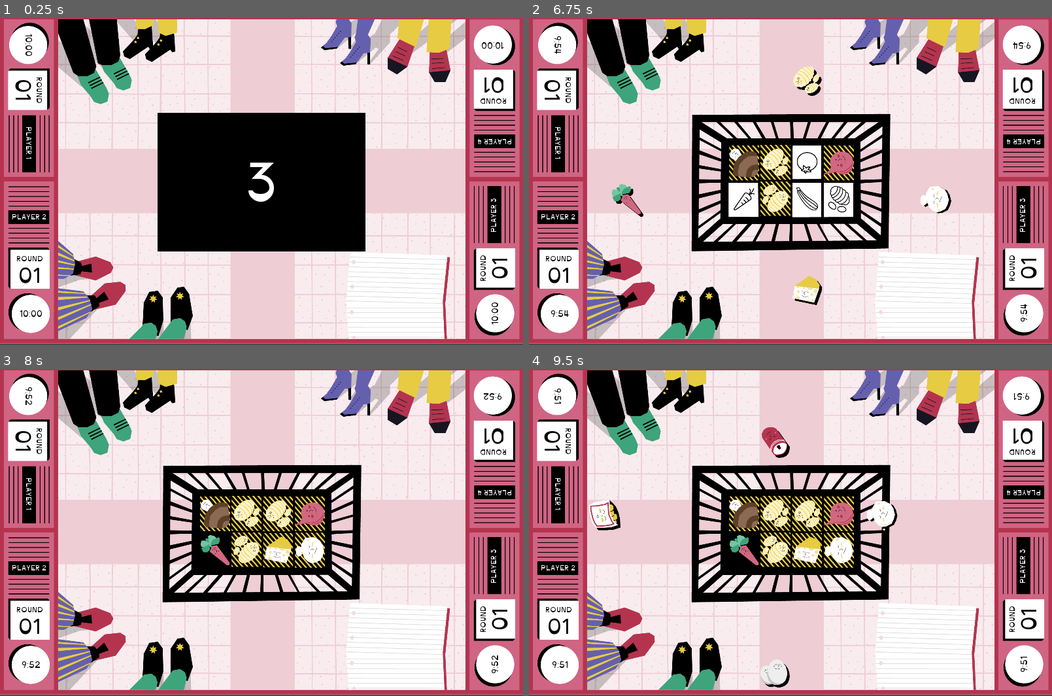
Above: before the commit, frames 1-4 (two rows, left to right).
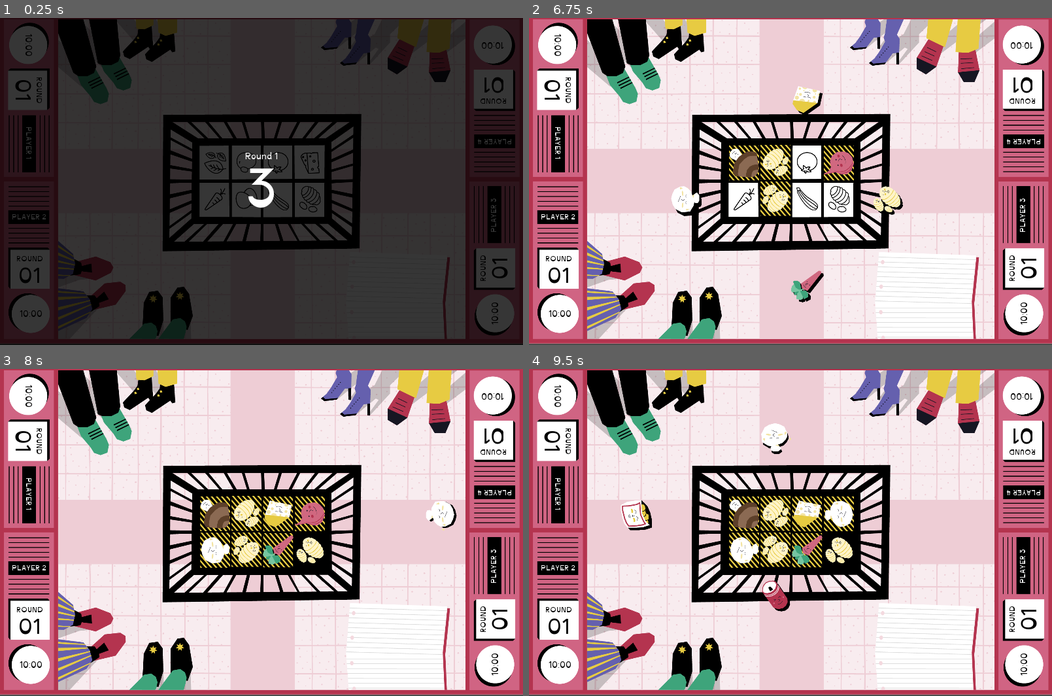
Above: after the commit, the same moments.

Repository: nuco-san/rotary_game
Game: Godot game, scene res://Scenes/Minigioco_1.tscn
Two runs of this game, one before a commit and one after it. Both use one fixed random seed, a clock stepped at 60 frames per second and the inputs below.
Inputs:
- Up to frame 1 (0.25 s): no input
- Up to frame 2 (6.75 s): tap Enter at 0.5, 2.75 s; tap Space at 1.25 s
- Up to frame 3 (8 s): no input
- Up to frame 4 (9.5 s): no input

The runs differ from the first frame. In frame 1, 87% of the frame differs, in the area x 0-100%, y 0-100%; in frame 2, 2.8%; in frame 3, 2.4%; in frame 4, 4.6%.

Commit message:
iniziato a implementare reset del minigioco

Diff:
--- a/Global.gd
+++ /dev/null
@@ -1,33 +0,0 @@
-extends Node2D
-
-
-var time_left := 600
-var current_minigame := 0
-var current_round := 1
-
-signal track_filled
-signal timer_updated
-signal round_updated
-
-
-func _ready():
-	next_minigame()
-
-
-func next_minigame():
-	current_round = 1
-	current_minigame += 1
-	$LevelTimer.start()
-
-
-func increase_round():
-	get_tree().change_scene("res://Scenes/Minigioco_1.tscn")
-	current_round += 1
-	emit_signal("round_updated", current_round)
-
-
-func _on_LevelTimer_timeout():
-	time_left -= 1
-	emit_signal("timer_updated", time_left)
-	if time_left <= 0:
-		next_minigame()
--- a/Scenes/FoodTrack.gd
+++ b/Scenes/FoodTrack.gd
@@ -26,7 +26,7 @@
 
 func spawn_food():
 	var new_food = moving_food.instance()
-	add_child(new_food)
+	$FoodContainer.add_child(new_food)
 	randomize()
 	var random_value = rand_range(0.0, 1.0)
 	var random_id
@@ -86,3 +86,14 @@
 
 func reset_clicks():
 	number_of_clicks = 0
+
+
+func reset_track():
+	is_filled_correctly = false
+	number_of_clicks = 0
+	$ClearButtonTimer.stop()
+	for food in $FoodContainer.get_children():
+		food.queue_free()
+	$FinishingPoint/FoodBackgroundCorrect.hide()
+	$FinishingPoint/FoodBackgroundWrong.hide()
+	$FinishingPoint/ArrivedFoodSprite.texture = null
--- a/Scenes/FoodTrack.tscn
+++ b/Scenes/FoodTrack.tscn
@@ -127,6 +127,7 @@
 scale = Vector2( 1.1, 1.1 )
 frames = SubResource( 7 )
 animation = "New Anim"
+frame = 2
 speed_scale = 1.4
 playing = true
 
@@ -136,9 +137,7 @@
 position = Vector2( -56, -66 )
 shape = SubResource( 2 )
 
-[node name="Timer" type="Timer" parent="."]
-wait_time = 0.1
-one_shot = true
+[node name="FoodContainer" type="Node2D" parent="."]
 
 [node name="ClearButtonTimer" type="Timer" parent="."]
 wait_time = 0.5
@@ -154,5 +153,4 @@
 
 [connection signal="area_entered" from="FinishingPoint/DestinationArea" to="." method="_on_destination_area_entered"]
 [connection signal="pressed" from="FinishingPoint/ClearButton" to="." method="_on_clear_button_pressed"]
-[connection signal="timeout" from="Timer" to="." method="spawn_food"]
 [connection signal="timeout" from="ClearButtonTimer" to="." method="reset_clicks"]
--- /dev/null
+++ b/Scenes/Global.gd
@@ -0,0 +1,18 @@
+extends Node2D
+
+
+var current_minigame := 0
+var current_round := 1
+
+signal track_filled
+signal timer_updated
+signal round_updated
+
+
+func next_minigame():
+	current_round = 1
+	current_minigame += 1
+
+
+func increase_round():
+	current_round += 1
--- a/Scenes/Global.tscn
+++ b/Scenes/Global.tscn
@@ -1,10 +1,6 @@
 [gd_scene load_steps=2 format=2]
 
-[ext_resource path="res://Global.gd" type="Script" id=1]
+[ext_resource path="res://Scenes/Global.gd" type="Script" id=1]
 
 [node name="Global" type="Node2D"]
 script = ExtResource( 1 )
-
-[node name="LevelTimer" type="Timer" parent="."]
-
-[connection signal="timeout" from="LevelTimer" to="." method="_on_LevelTimer_timeout"]
--- /dev/null
+++ b/Scenes/LevelSelectionButton.gd
@@ -0,0 +1,10 @@
+extends Button
+
+export(int) var minigame_number
+
+signal minigame_selected
+
+
+
+func _on_LevelSelectionButton_pressed():
+	emit_signal("minigame_selected", minigame_number)
--- /dev/null
+++ b/Scenes/LevelSelectionButton.tscn
@@ -0,0 +1,17 @@
+[gd_scene load_steps=4 format=2]
+
+[ext_resource path="res://00_Font_ROTARY/Inconstant-Base100.ttf" type="DynamicFontData" id=1]
+[ext_resource path="res://Scenes/LevelSelectionButton.gd" type="Script" id=2]
+
+[sub_resource type="DynamicFont" id=2]
+size = 40
+font_data = ExtResource( 1 )
+
+[node name="LevelSelectionButton" type="Button"]
+margin_right = 256.0
+margin_bottom = 48.0
+custom_fonts/font = SubResource( 2 )
+text = "Minigioco 1"
+script = ExtResource( 2 )
+
+[connection signal="pressed" from="." to="." method="_on_LevelSelectionButton_pressed"]
--- a/Scenes/MinigameCountdown.gd
+++ b/Scenes/MinigameCountdown.gd
@@ -10,13 +10,16 @@
 
 
 func start_countdown():
+	$VBoxContainer/RoundLabel.text = "Round " + str(Global.current_round)
 	countdown_time = 3
 	$Timer.start()
 
 
 func _on_Timer_timeout():
 	countdown_time -= 1
-	$PlayerLabel.text = str(countdown_time)
+	$VBoxContainer/CounterLabel.text = str(countdown_time)
 	if countdown_time == 0:
+		hide()
+		$VBoxContainer/CounterLabel.text = str(3)
+		$Timer.stop()
 		emit_signal("countdown_finished")
-		hide()
--- a/Scenes/MinigameCountdown.tscn
+++ b/Scenes/MinigameCountdown.tscn
@@ -6,12 +6,17 @@
 [sub_resource type="StyleBoxFlat" id=1]
 bg_color = Color( 0, 0, 0, 1 )
 
+[sub_resource type="DynamicFont" id=3]
+size = 34
+font_data = ExtResource( 1 )
+
 [sub_resource type="DynamicFont" id=2]
 size = 200
 extra_spacing_bottom = -32
 font_data = ExtResource( 1 )
 
 [node name="MinigameCountdown" type="PanelContainer"]
+self_modulate = Color( 1, 1, 1, 0.784314 )
 anchor_left = 0.5
 anchor_top = 0.5
 anchor_right = 0.5
@@ -23,16 +28,30 @@
 custom_styles/panel = SubResource( 1 )
 script = ExtResource( 2 )
 
-[node name="PlayerLabel" type="Label" parent="."]
-margin_top = 166.0
+[node name="Timer" type="Timer" parent="."]
+
+[node name="VBoxContainer" type="VBoxContainer" parent="."]
 margin_right = 762.0
-margin_bottom = 344.0
+margin_bottom = 510.0
+alignment = 1
+
+[node name="RoundLabel" type="Label" parent="VBoxContainer"]
+margin_top = 145.0
+margin_right = 762.0
+margin_bottom = 182.0
+custom_fonts/font = SubResource( 3 )
+text = "Round 1"
+align = 1
+valign = 1
+
+[node name="CounterLabel" type="Label" parent="VBoxContainer"]
+margin_top = 186.0
+margin_right = 762.0
+margin_bottom = 364.0
 custom_fonts/font = SubResource( 2 )
 text = "3"
 align = 1
 valign = 1
 uppercase = true
 
-[node name="Timer" type="Timer" parent="."]
-
 [connection signal="timeout" from="Timer" to="." method="_on_Timer_timeout"]
--- a/Scenes/Minigioco.gd
+++ b/Scenes/Minigioco.gd
@@ -1,7 +1,8 @@
 extends Node2D
 
+var time_left := 600
+var score := 0
 
-var score := 0
 
 
 func _ready():
@@ -13,9 +14,8 @@
 		score += 1
 	else:
 		score -= 1
-	if score == 8:
-		score = 0
-		Global.increase_round()
+	if score == 2:
+		reset_minigame()
 
 
 func _on_countdown_finished():
@@ -23,3 +23,22 @@
 	$TrackManagerBottom.first_spawn()
 	$TrackManagerRight.first_spawn()
 	$TrackManagerTop.first_spawn()
+
+
+func _on_LevelTimer_timeout():
+	time_left -= 1
+	emit_signal("timer_updated", time_left)
+	if time_left <= 0:
+		pass
+
+
+func reset_minigame():
+	yield(get_tree().create_timer(0.2), "timeout")
+	Global.increase_round()
+	score = 0
+	$TrackManagerLeft.reset_tracks()
+	$TrackManagerBottom.reset_tracks()
+	$TrackManagerRight.reset_tracks()
+	$TrackManagerTop.reset_tracks()
+	$UI/MinigameCountdown.show()
+	$UI/MinigameCountdown.start_countdown()
--- a/Scenes/Minigioco_1.tscn
+++ b/Scenes/Minigioco_1.tscn
@@ -7,7 +7,7 @@
 [ext_resource path="res://Scenes/MinigameCountdown.tscn" type="PackedScene" id=5]
 [ext_resource path="res://Scenes/PlayerUI.tscn" type="PackedScene" id=6]
 
-[node name="Minigioco_1" type="Node2D"]
+[node name="Minigioco" type="Node2D"]
 position = Vector2( 0, -7 )
 script = ExtResource( 4 )
 
@@ -39,9 +39,6 @@
 [node name="FinishingPoint" parent="TrackManagerBottom/FoodTrack_1" index="0"]
 position = Vector2( 8, -588 )
 
-[node name="FoodBackgroundWrong" parent="TrackManagerBottom/FoodTrack_1/FinishingPoint" index="3"]
-frame = 2
-
 [node name="FoodTrack_2" parent="TrackManagerBottom" index="1"]
 position = Vector2( 117, -1 )
 acceptable_id = "Zucchina"
@@ -49,9 +46,6 @@
 [node name="FinishingPoint" parent="TrackManagerBottom/FoodTrack_2" index="0"]
 position = Vector2( 7, -585 )
 
-[node name="FoodBackgroundWrong" parent="TrackManagerBottom/FoodTrack_2/FinishingPoint" index="3"]
-frame = 2
-
 [node name="TrackManagerRight" parent="." instance=ExtResource( 3 )]
 position = Vector2( 1797, 539 )
 
@@ -61,9 +55,6 @@
 
 [node name="FinishingPoint" parent="TrackManagerRight/FoodTrack_1" index="0"]
 position = Vector2( -659, 0 )
-
-[node name="FoodBackgroundWrong" parent="TrackManagerRight/FoodTrack_1/FinishingPoint" index="3"]
-frame = 2
 
 [node name="FoodTrack_2" parent="TrackManagerRight" index="1"]
 position = Vector2( 0, 133 )
@@ -73,9 +64,6 @@
 [node name="FinishingPoint" parent="TrackManagerRight/FoodTrack_2" index="0"]
 position = Vector2( -659, 0 )
 
-[node name="FoodBackgroundWrong" parent="TrackManagerRight/FoodTrack_2/FinishingPoint" index="3"]
-frame = 2
-
 [node name="TrackManagerTop" parent="." instance=ExtResource( 3 )]
 position = Vector2( 897, -41 )
 
@@ -85,9 +73,6 @@
 
 [node name="FinishingPoint" parent="TrackManagerTop/FoodTrack_1" index="0"]
 position = Vector2( 8, 578 )
-
-[node name="FoodBackgroundWrong" parent="TrackManagerTop/FoodTrack_1/FinishingPoint" index="3"]
-frame = 2
 
 [node name="FoodTrack_2" parent="TrackManagerTop" index="1"]
 position = Vector2( 117, -1 )
@@ -96,9 +81,6 @@
 
 [node name="FinishingPoint" parent="TrackManagerTop/FoodTrack_2" index="0"]
 position = Vector2( 7, 581 )
-
-[node name="FoodBackgroundWrong" parent="TrackManagerTop/FoodTrack_2/FinishingPoint" index="3"]
-frame = 2
 
 [node name="Sfondo_sopra" type="Sprite" parent="."]
 position = Vector2( 961, 601 )
@@ -197,8 +179,15 @@
 rect_rotation = 180.0
 
 [node name="MinigameCountdown" parent="UI" instance=ExtResource( 5 )]
+margin_left = -990.0
+margin_top = -623.0
+margin_right = 990.0
+margin_bottom = 641.0
+
+[node name="LevelTimer" type="Timer" parent="."]
 
 [connection signal="countdown_finished" from="UI/MinigameCountdown" to="." method="_on_countdown_finished"]
+[connection signal="timeout" from="LevelTimer" to="." method="_on_LevelTimer_timeout"]
 
 [editable path="TrackManagerLeft"]
 [editable path="TrackManagerBottom"]
--- /dev/null
+++ b/Scenes/TItleScreen.gd
@@ -0,0 +1,12 @@
+extends Control
+
+
+func start_story_mode():
+	pass
+
+func show_level_selection():
+	$MainButtons.hide()
+	$LevelSelectionButtons.show()
+
+func start_selected_minigame(number):
+	pass
--- /dev/null
+++ b/Scenes/TItleScreen.tscn
@@ -0,0 +1,89 @@
+[gd_scene load_steps=6 format=2]
+
+[ext_resource path="res://00_Font_ROTARY/Inconstant-Base100.ttf" type="DynamicFontData" id=1]
+[ext_resource path="res://Scenes/TItleScreen.gd" type="Script" id=2]
+[ext_resource path="res://Scenes/LevelSelectionButton.tscn" type="PackedScene" id=3]
+
+[sub_resource type="DynamicFont" id=1]
+size = 76
+font_data = ExtResource( 1 )
+
+[sub_resource type="DynamicFont" id=2]
+size = 40
+font_data = ExtResource( 1 )
+
+[node name="TItleScreen" type="Control"]
+anchor_right = 1.0
+anchor_bottom = 1.0
+script = ExtResource( 2 )
+
+[node name="ColorRect" type="ColorRect" parent="."]
+anchor_right = 1.0
+anchor_bottom = 1.0
+color = Color( 0, 0, 0, 1 )
+
+[node name="Title" type="Label" parent="."]
+anchor_left = 0.5
+anchor_right = 0.5
+margin_left = -672.0
+margin_top = 292.0
+margin_right = 672.0
+margin_bottom = 498.0
+custom_fonts/font = SubResource( 1 )
+text = "Aggiungi un posto a tavola"
+align = 1
+valign = 1
+
+[node name="MainButtons" type="VBoxContainer" parent="."]
+anchor_left = 0.5
+anchor_top = 1.0
+anchor_right = 0.5
+anchor_bottom = 1.0
+margin_left = -288.0
+margin_top = -572.0
+margin_right = 288.0
+margin_bottom = -412.0
+custom_constants/separation = 32
+
+[node name="StoryModeButton" type="Button" parent="MainButtons"]
+margin_right = 576.0
+margin_bottom = 48.0
+custom_fonts/font = SubResource( 2 )
+text = "Modalità Storia"
+
+[node name="LevelSelectionButton" type="Button" parent="MainButtons"]
+margin_top = 80.0
+margin_right = 576.0
+margin_bottom = 128.0
+custom_fonts/font = SubResource( 2 )
+text = "Selezione dei livelli"
+
+[node name="LevelSelectionButtons" type="VBoxContainer" parent="."]
+visible = false
+anchor_left = 0.5
+anchor_top = 0.5
+anchor_right = 0.5
+anchor_bottom = 0.5
+margin_left = -128.0
+margin_top = 25.0
+margin_right = 128.0
+margin_bottom = 206.0
+
+[node name="BottoneMinigioco_1" parent="LevelSelectionButtons" instance=ExtResource( 3 )]
+minigame_number = 1
+
+[node name="BottoneMinigioco_2" parent="LevelSelectionButtons" instance=ExtResource( 3 )]
+margin_top = 52.0
+margin_bottom = 100.0
+minigame_number = 2
+
+[node name="BottoneMinigioco_3" parent="LevelSelectionButtons" instance=ExtResource( 3 )]
+margin_top = 104.0
+margin_bottom = 152.0
+minigame_number = 3
+
+[connection signal="pressed" from="MainButtons/StoryModeButton" to="." method="start_story_mode"]
+[connection signal="pressed" from="MainButtons/LevelSelectionButton" to="." method="show_level_selection"]
+[connection signal="minigame_selected" from="LevelSelectionButtons/BottoneMinigioco_1" to="." method="start_selected_minigame"]
+[connection signal="minigame_selected" from="LevelSelectionButtons/BottoneMinigioco_2" to="." method="start_selected_minigame"]
+[connection signal="minigame_selected" from="LevelSelectionButtons/BottoneMinigioco_3" to="." method="start_selected_minigame"]
--- a/Scenes/TrackManager.gd
+++ b/Scenes/TrackManager.gd
@@ -19,14 +19,15 @@
 
 
 func first_spawn():
+	randomize_timer()
+	$Timer.paused = false
 	track_1.spawn_food()
 
 
 func _on_track_empty(id):
 	if not is_spawning:
 		is_spawning = true
-		randomize()
-		$Timer.wait_time = rand_range(spawn_time_interval.x, spawn_time_interval.y)
+		randomize_timer()
 		$Timer.start()
 		yield($Timer, "timeout")
 		if id == 1:
@@ -34,3 +35,14 @@
 		if id == 2:
 			track_1.spawn_food()
 		is_spawning = false
+
+
+func reset_tracks():
+	$Timer.paused = true
+	$FoodTrack_1.reset_track()
+	$FoodTrack_2.reset_track()
+
+
+func randomize_timer():
+	randomize()
+	$Timer.wait_time = rand_range(spawn_time_interval.x, spawn_time_interval.y)
Not shown: 1 places in Scenes/MinigameCountdown.tscn that only renumber resources
